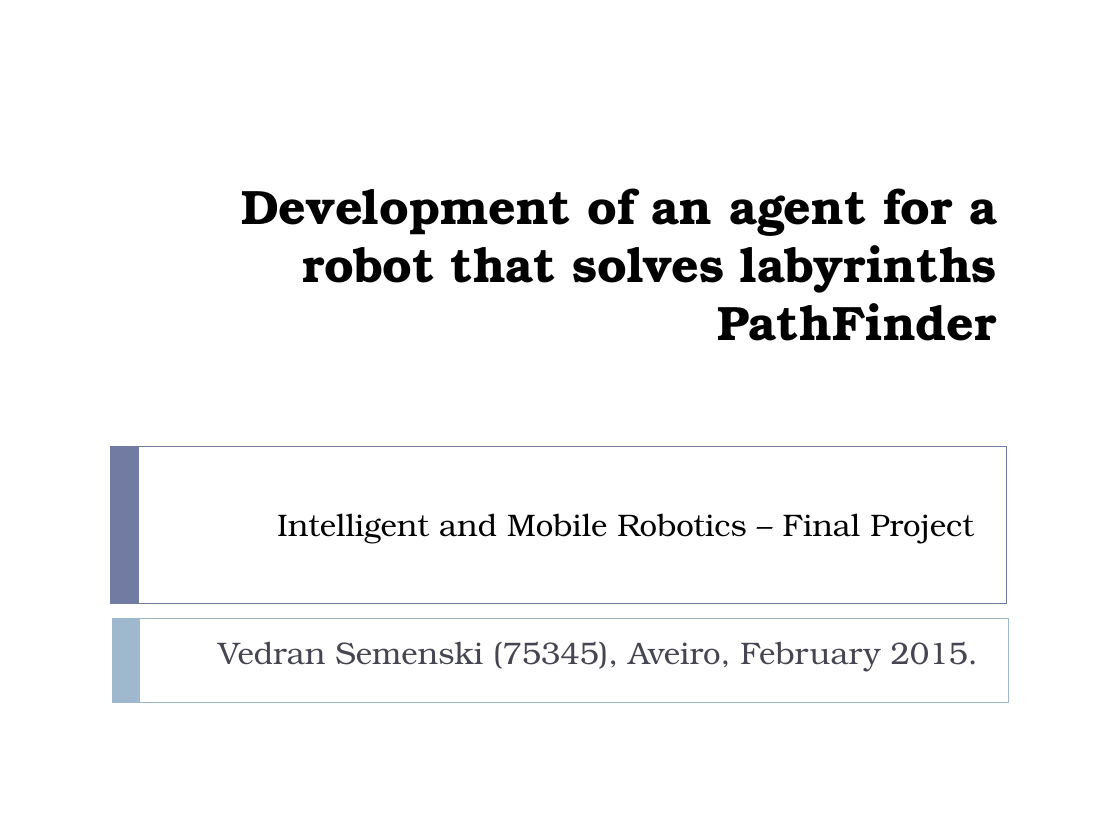
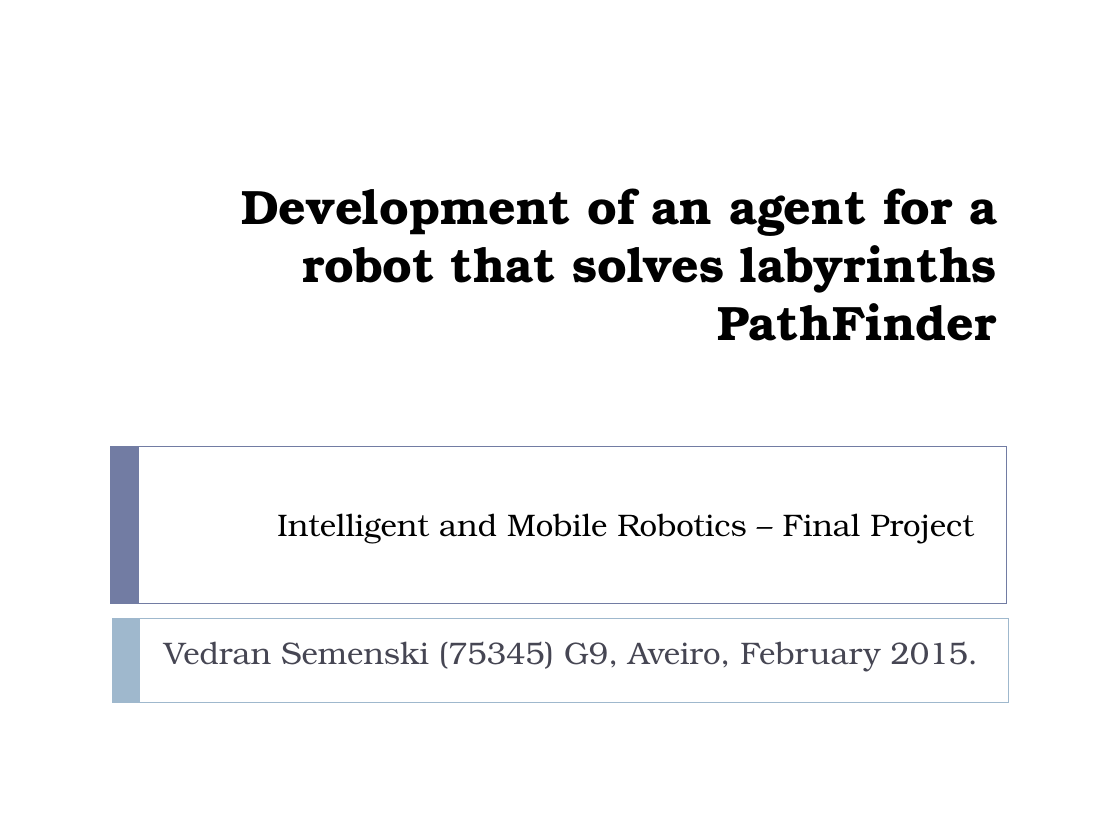
Before and after one commit to TravellerVS/RoboticAgent, a slide deck: slide 1 of Project2/Documentation/Prezentacija.ppt. Drawn at 1120x840 pixels with LibreOffice and Linux fonts; fonts in the diff are those of the drawing. Boxes give left, top, right and bottom in pixels: in the first picture for what was removed or moved away, otherwise in the second. Text is boxed around its words. In the diff, an @@ line names an element or a change of style, - is before the commit and + after.

```diff
--- a/Project2/Documentation/Prezentacija.ppt
+++ b/Project2/Documentation/Prezentacija.ppt
@@ text at [164, 641, 978, 672]: text changed @@
-Vedran Semenski (75345), Aveiro, February 2015.
+Vedran Semenski (75345) G9, Aveiro, February 2015.
```
Also in this commit, not shown: 2 other slides changed, 1 slide added, 1 other file.
